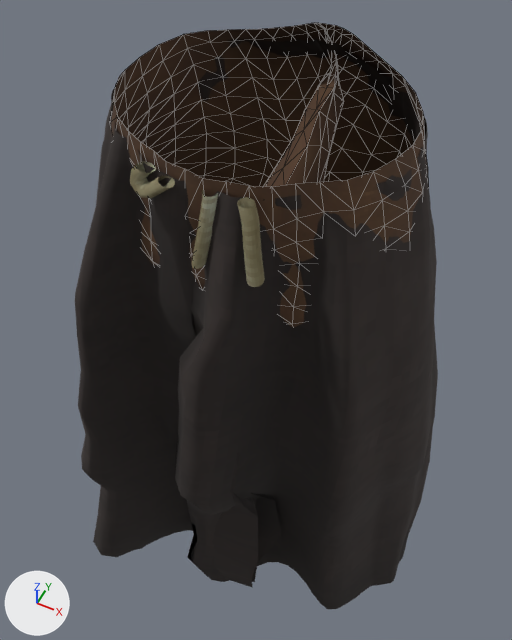
Before and after pictures for a commit that changed the glTF model public/ashen-reach/equipment/graveweaverSkirt.glb.
Camera for both pictures: a 50 mm camera at (0.264, -0.548, 1.418) aimed at (-0.035, 0.051, 0.669). Every picture has the same lights, and +X, +Y and +Z are marked at lower left. The older version comes first. Mesh edges are drawn as thin lines on the coarser meshes. Where no turn or scale is listed for an object, it has been applied to the vertices. Vertices at exactly the same position are counted once.

Script lines for the objects in view, before the commit:
```python
me_graveweaverskirt = bpy.data.meshes.new('GraveweaverSkirt')
me_graveweaverskirt.from_pydata(...)  # 3118 vertices, 5701 faces; spans x -0.308..0.261, y -0.21..0.213, z 0.154..1.076
me_graveweaverskirt.materials.append(mat_graveweaverskirt)
me_wayfarertrousers = bpy.data.meshes.new('WayfarerTrousers')
me_wayfarertrousers.from_pydata(...)  # 1180 vertices, 2260 faces; spans x -0.226..0.232, y -0.138..0.149, z 0.317..1.095
me_wayfarertrousers.materials.append(mat_wayfarertrousers)  # picture img_wayfarertrousers
ob_graveweaverskirt = bpy.data.objects.new('GraveweaverSkirt', me_graveweaverskirt)
ob_graveweaverskirt.location = (0.0, 0.0, 0.0)
ob_wayfarertrousers = bpy.data.objects.new('WayfarerTrousers', me_wayfarertrousers)
ob_wayfarertrousers.location = (0.0, 0.0, 0.0)
```
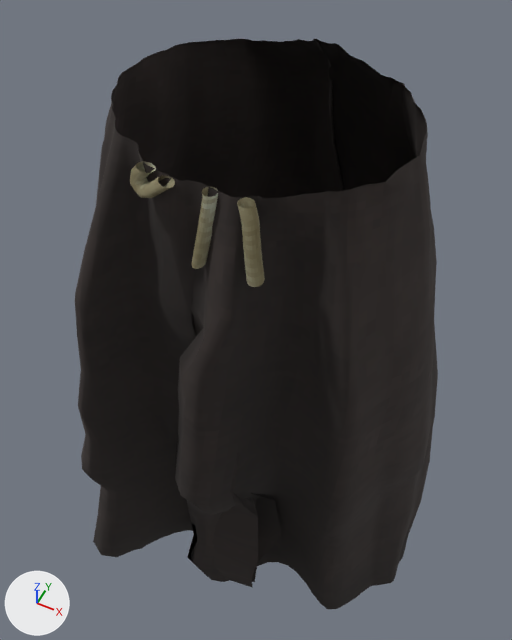
Location of each change, (x1, y1, x2, y2) in pixels of the pictures (512 x 640 px):
'WayfarerTrousers', reshaped (not visible afterwards)
    before: (111, 23, 428, 328)

Edits to the bpy script that builds the scene:
```text
Change me_wayfarertrousers:
    used by ob_wayfarertrousers; location = (0.0, 0.0, 0.0)
    remove me_wayfarertrousers.from_pydata(...)  # 1180 vertices, 2260 faces; spans x -0.226..0.232, y -0.138..0.149, z 0.317..1.095
    add me_wayfarertrousers.from_pydata(...)  # 652 vertices, 1200 faces; spans x -0.226..0.232, y -0.1..0.149, z 0.317..0.798
    me_wayfarertrousers part 1: 528 vertices removed from x -0.196..0.198, y -0.138..0.14, z 0.8..1.095
```
